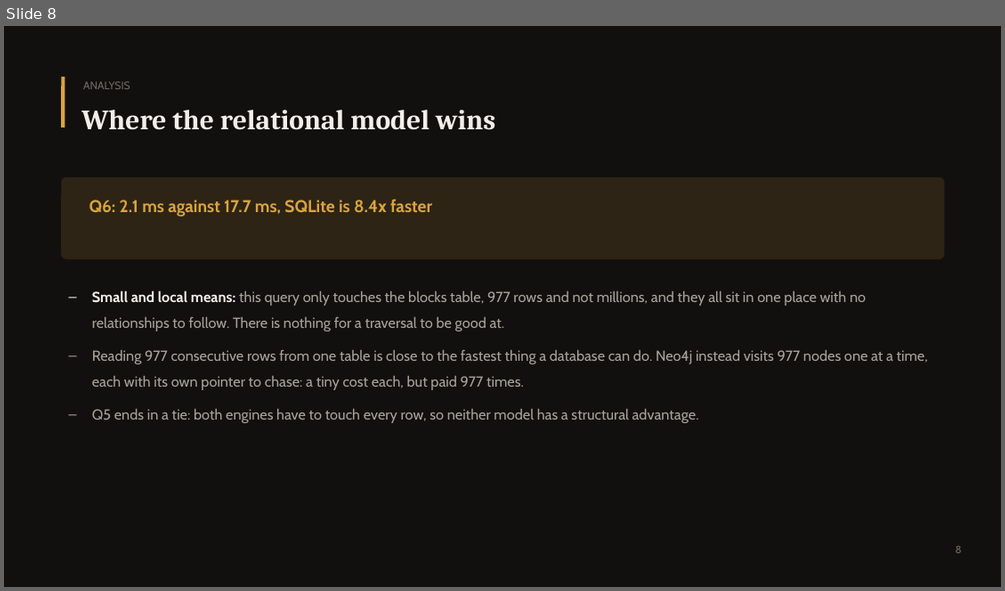
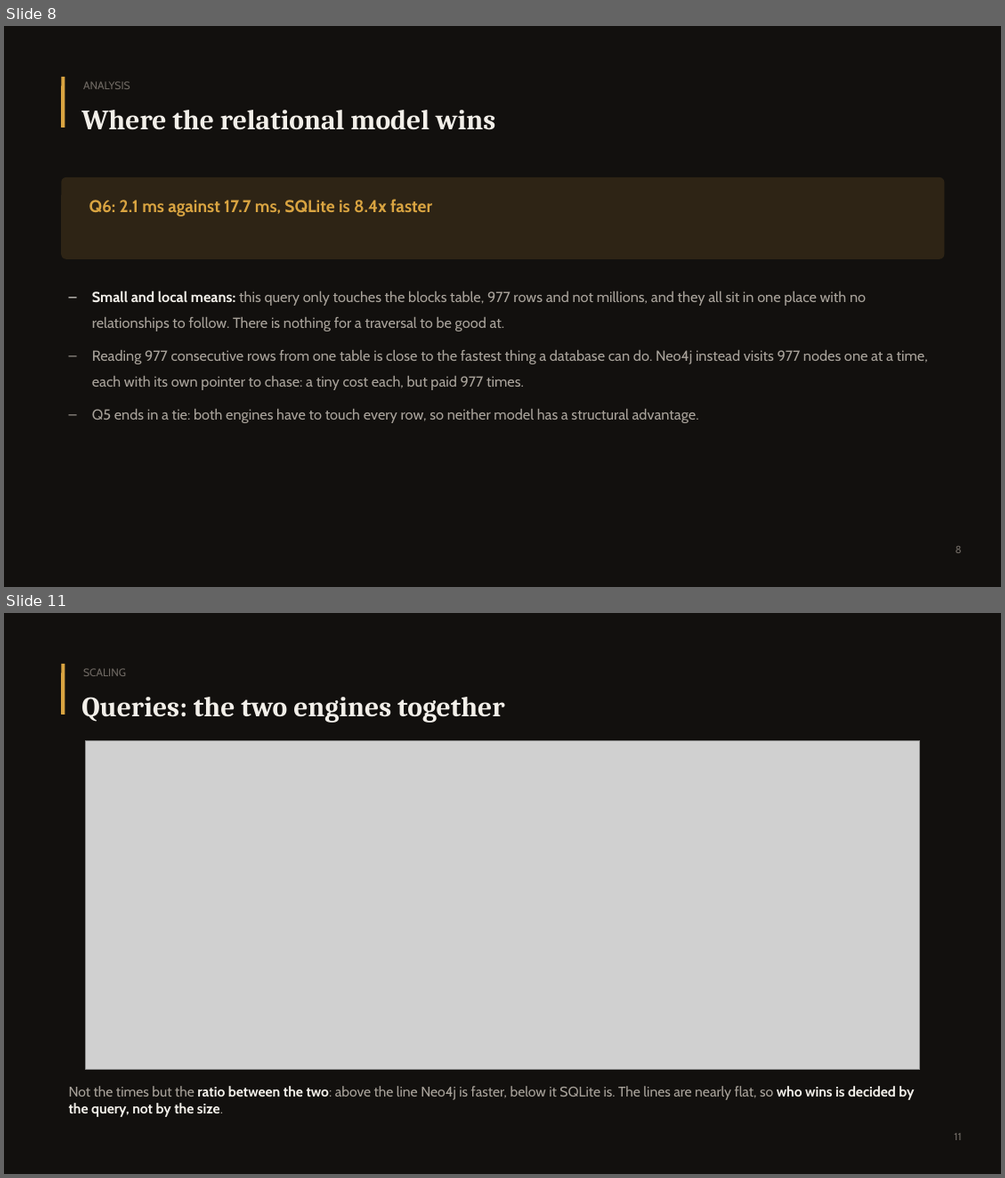
Before and after one commit to damspada/graph-relational-bitcoin-analyzer-project, a slide deck: presentation/NodeCoin - Damiano Spadaccini.pptx. Shown one above the other, each under a label of ours: slide 8 before the commit, slides 8 and 11 after it; the slides between them are not shown. The pictures are 1005x591 and 1005x1178 pixels, drawn with LibreOffice and Linux fonts; fonts in the diff are those of the drawing; grey boxes stand for pictures. Boxes give left, top, right and bottom in pixels: in the first picture for what was removed or moved away, otherwise in the second. Text is boxed around its words. In the diff, an @@ line names an element or a change of style, - is before the commit and + after.

Commit message:
Scalability curves for Neo4j, matching the SQLite ones run_scaling_neo4j.py measures load, clustering and the 8 queries on thesame four sizes.

```diff
--- a/presentation/NodeCoin - Damiano Spadaccini.pptx
+++ b/presentation/NodeCoin - Damiano Spadaccini.pptx
@@ slide 11 added at [4,613,1001,1174], background #12100E @@
@@ rounded rectangle added at [62,664,65,714], fill #D9A441 @@
@@ text added at [83,668,126,676], 10.5 pt, text #6E6862 @@
+SCALING
@@ text added at [81,697,504,722], 27 pt, text #F2EFE9, bold @@
+Queries: the two engines together
@@ picture added at [86,741,919,1070] @@
@@ text added at [69,1086,914,1117], 13.5 pt, text #A8A29A @@
+Not the times but the ratio between the two: above the line Neo4j is faster, below it SQLite is. The lines are nearly flat, so who wins is decided by the query, not by the size.
@@ text added at [954,1133,961,1140], 10 pt, text #6E6862 @@
+11
```
Also in this commit, not shown: 4 slides changed, 2 other slides added, 7 other files.
